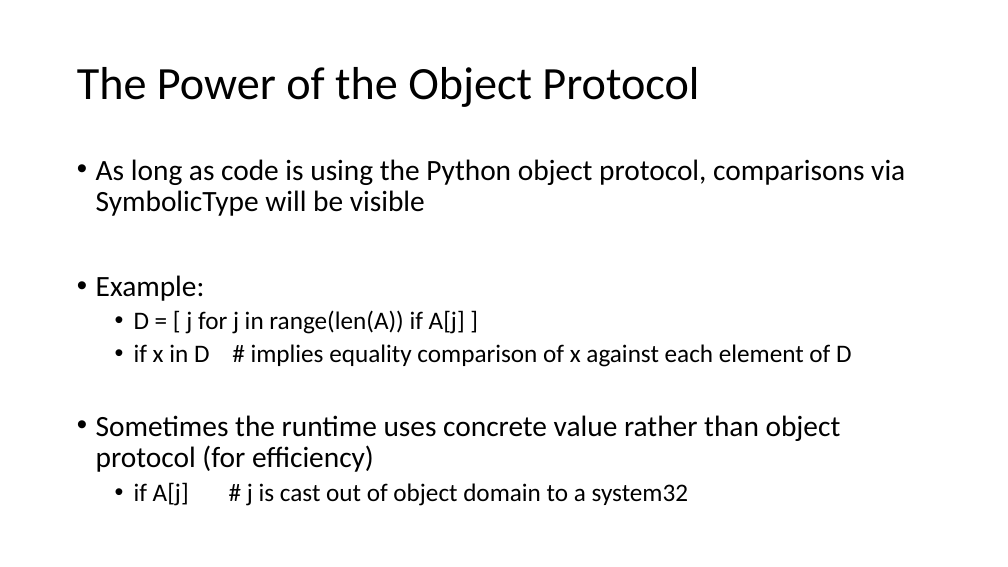
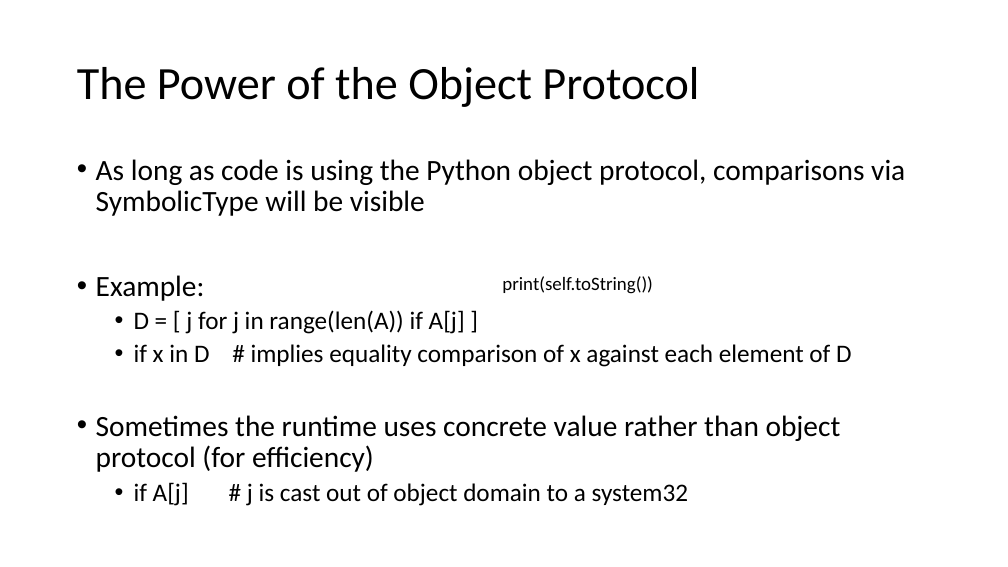
Before and after one commit to thomasjball/PyExZ3, a slide deck: slide 15 of marktoberdorf_slides/CodeReview.pptx (slide 16 before the commit). Drawn at 1008x567 pixels with LibreOffice and Linux fonts; fonts in the diff are those of the drawing. Boxes give left, top, right and bottom in pixels: in the first picture for what was removed or moved away, otherwise in the second. Text is boxed around its words. In the diff, an @@ line names an element or a change of style, - is before the commit and + after.

```diff
--- a/marktoberdorf_slides/CodeReview.pptx
+++ b/marktoberdorf_slides/CodeReview.pptx
@@ text added at [502, 276, 653, 294], 18 pt, text #000000 @@
+print(self.toString())
```
Also in this commit, not shown: 1 other slide changed, 1 slide removed, 6 other files.
